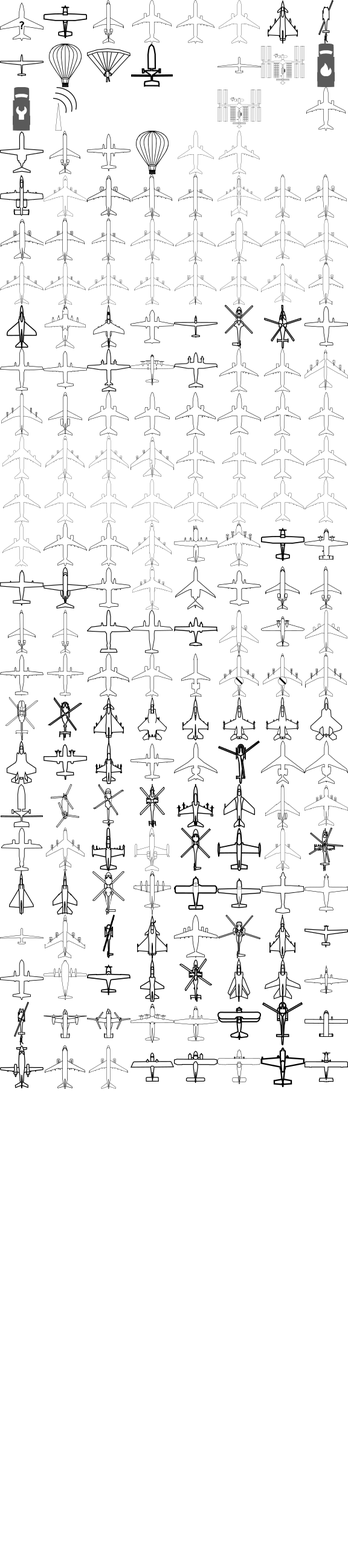
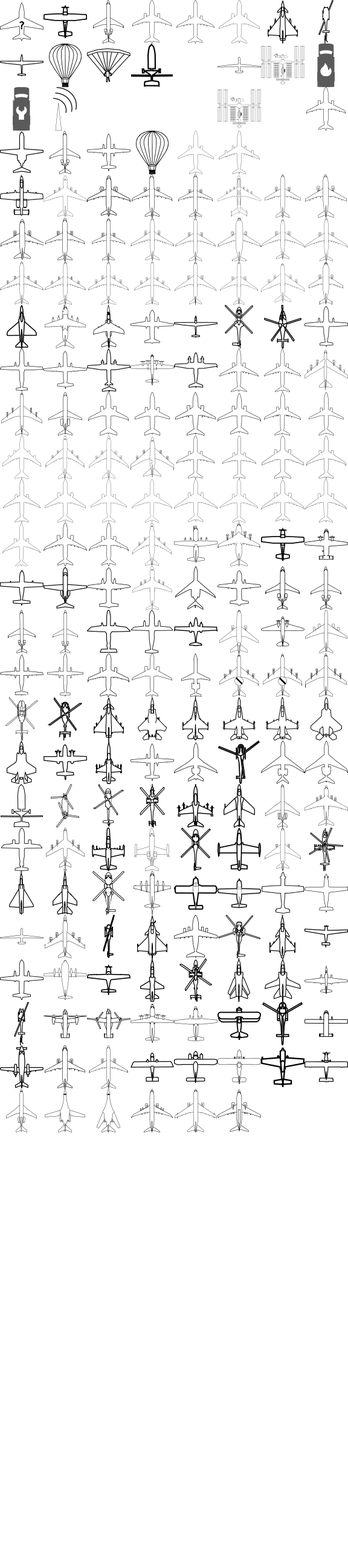
Layered file, before and after one edit (w=348, h=1568). Changes by layer:
painted on "sprites_dummy.png" over [6, 1088, 262, 1133]
